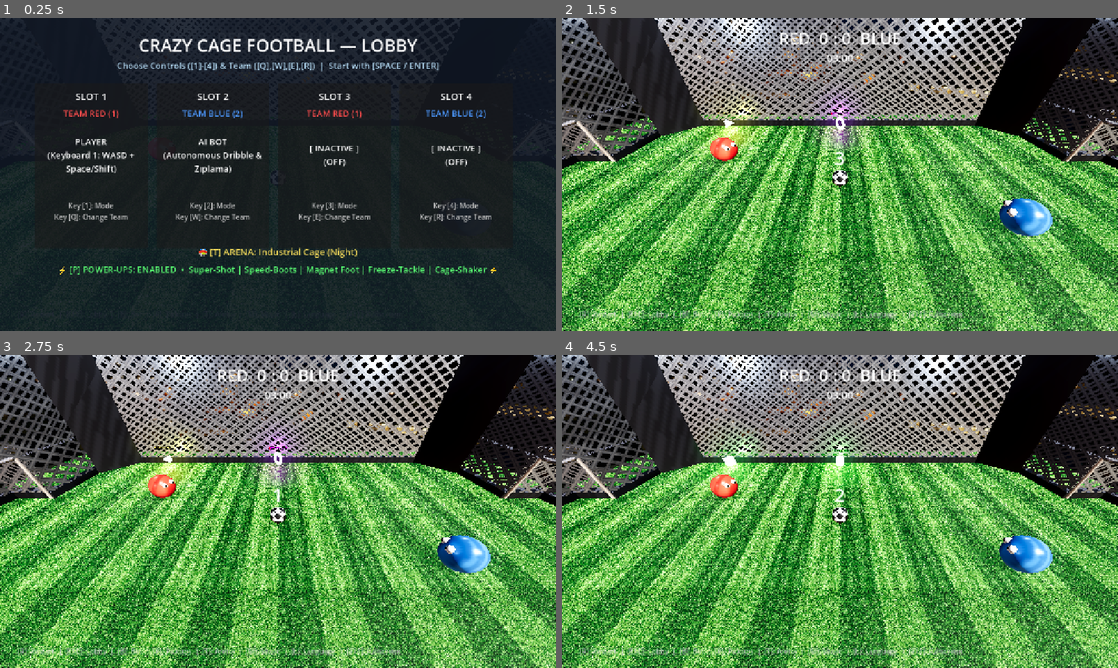
Above: before the commit, frames 1-4 (two rows, left to right).
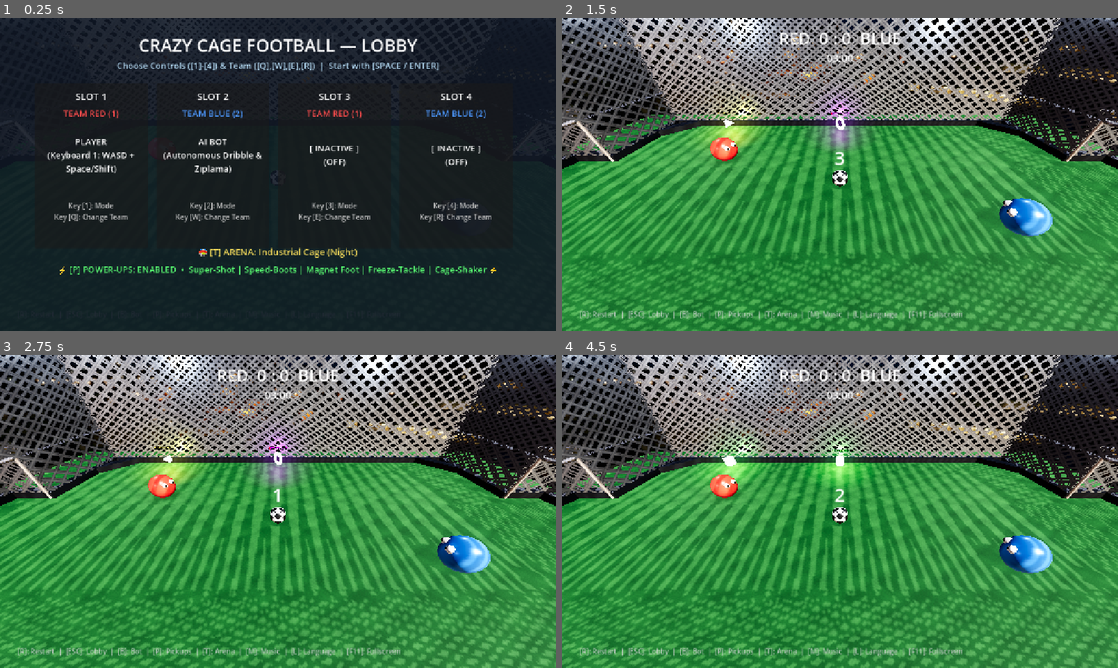
Above: after the commit, the same moments.

Repository: RobinNunkesser/gd-godot-crazy-cage-football
Game: Godot game, scene res://scenes/main.tscn
Two runs of this game, one before a commit and one after it. Both use one fixed random seed, a clock stepped at 60 frames per second and the inputs below.
Inputs (mouse positions are in pixels of both pictures, inside the frame that each line leads up to):
- Up to frame 1 (0.25 s): no input
- Up to frame 2 (1.5 s): tap Enter (p2_jump) at 0.5 s; move the mouse to (962, 158) at 0.52 s; hold D (p1_right) 0.53-1.28 s; tap Shift (p1_boost) at 0.6 s; click (962, 158) at 0.67 s; tap Space (p1_jump) at 0.77 s; move the mouse to (728, 190) at 1.27 s; hold S (p1_down) from 1.28 s (still down); tap Down (p2_down) at 1.35 s
- Up to frame 3 (2.75 s): tap Space (p1_jump) at 1.52 s; move the mouse to (333, 442) at 2.02 s; release S (p1_down) at 2.03 s; hold D (p1_right) from 2.03 s (still down); hold Left (p2_left) from 2.03 s (still down)
- Up to frame 4 (4.5 s): tap R (restart) at 2.75 s; move the mouse to (812, 574) at 2.77 s; release D (p1_right) at 2.78 s; release Left (p2_left) at 2.78 s; hold W (p1_up) 2.78-3.53 s; tap Right (p2_right) at 2.85 s; click (812, 574) at 2.92 s; tap Space (p1_jump) at 3.02, 3.77 s; move the mouse to (1006, 558) at 3.52 s; hold Up (p2_up) 3.53-4.28 s; hold A (p1_left) from 3.53 s (still down); move the mouse to (673, 464) at 4.27 s; tap M at 4.35 s

The runs differ from the first frame. In frame 1, less than 0.1% of the frame differs, in the area x 90-91%, y 9-10%; in frame 2, 58%; in frame 3, 58%, in the area x 0-100%, y 0-100%; in frame 4, 58%.

Commit message:
fix(themes): remove lines from neon floor and eliminate pitch boundary flickering

Diff:
--- a/scenes/main.gd
+++ b/scenes/main.gd
@@ -143,6 +143,9 @@
 	stadium_light.shadow_enabled = true
 	stadium_light.shadow_opacity = 0.55
 	stadium_light.shadow_blur = 2.0
+	stadium_light.directional_shadow_max_distance = 45.0
+	stadium_light.shadow_bias = 0.05
+	stadium_light.shadow_normal_bias = 1.5
 	add_child(stadium_light)
 
 	# 4 Eck-Flutlichter an den Käfig-Pfosten (Multi-Winkel-Ausleuchtung gegen Schlagschatten)
@@ -168,10 +171,10 @@
 	floor_inst = MeshInstance3D.new()
 	floor_inst.mesh = floor_box
 	var floor_mat = StandardMaterial3D.new()
-	var turf_path = "res://assets/textures/pitch_turf.jpg"
+	var turf_path = "res://assets/textures/pitch_turf.png"
 	if ResourceLoader.exists(turf_path):
 		floor_mat.albedo_texture = load(turf_path)
-		floor_mat.uv1_scale = Vector3(10.0, 6.0, 1.0)
+		floor_mat.uv1_scale = Vector3(6.0, 4.0, 1.0)
 		floor_mat.roughness = 0.75
 		floor_mat.metallic = 0.05
 	else:
@@ -277,13 +280,14 @@
 	var is_ground_wall = (pos.y - size.y * 0.5 < 0.05) and (size.y > 1.0)
 	var board_height = 0.35 if is_ground_wall else 0.0
 
-	# 1. Solide Prallwand / Kickboard (Bande) - verhindert Z-Fighting mit dem Spielfeldboden vollständig
+	# 1. Solide Prallwand / Kickboard (Bande) - reicht 30cm in den Boden um Z-Fighting an der Kante vollständig zu unterbinden
 	if is_ground_wall:
+		var extra_depth = 0.3
 		var board_inst = MeshInstance3D.new()
 		var board_box = BoxMesh.new()
-		board_box.size = Vector3(size.x, board_height, size.z)
+		board_box.size = Vector3(size.x, board_height + extra_depth, size.z + 0.04)
 		board_inst.mesh = board_box
-		board_inst.position = Vector3(0, -size.y * 0.5 + board_height * 0.5, 0)
+		board_inst.position = Vector3(0, -size.y * 0.5 + (board_height - extra_depth) * 0.5, 0)
 
 		var board_mat = StandardMaterial3D.new()
 		board_mat.albedo_color = Color(0.18, 0.20, 0.24) # Solide dunkle Industrie-Bande
@@ -510,10 +514,13 @@
 		col.shape = shape
 		body.add_child(col)
 
+		var extra_depth = 0.3
+		var bumper_h = 0.35 + extra_depth
 		var mesh_inst = MeshInstance3D.new()
 		var box = BoxMesh.new()
-		box.size = box_size
+		box.size = Vector3(chamfer_len, bumper_h, CageConfig.WALL_THICKNESS * 1.5)
 		mesh_inst.mesh = box
+		mesh_inst.position = Vector3(0, -CageConfig.CAGE_HEIGHT_Y * 0.5 + (0.35 - extra_depth) * 0.5, 0)
 		var mat = StandardMaterial3D.new()
 		mat.albedo_color = bumper_color
 		mat.transparency = BaseMaterial3D.TRANSPARENCY_DISABLED
@@ -1018,10 +1025,6 @@
 			var tex = load(tex_path)
 			floor_mat.albedo_texture = tex
 			floor_mat.uv1_scale = t.get("floor_uv_scale", Vector3(10.0, 6.0, 1.0))
-			if bool(t.get("goal_emission_enabled", false)):
-				floor_mat.emission_enabled = true
-				floor_mat.emission_texture = tex
-				floor_mat.emission_energy_multiplier = 0.65
 		else:
 			floor_mat.albedo_color = t.get("floor_color", Color(0.28, 0.32, 0.36))
 		floor_mat.roughness = float(t.get("floor_roughness", 0.75))
--- a/scripts/cage_theme_manager.gd
+++ b/scripts/cage_theme_manager.gd
@@ -43,11 +43,11 @@
 			"ambient_energy": 0.65,
 			"glow_bloom": 0.15,
 			"glow_intensity": 0.4,
-			"floor_texture": "res://assets/textures/pitch_turf.jpg",
+			"floor_texture": "res://assets/textures/pitch_turf.png",
 			"floor_color": Color(1.0, 1.0, 1.0),
 			"floor_roughness": 0.75,
 			"floor_metallic": 0.05,
-			"floor_uv_scale": Vector3(10.0, 6.0, 1.0),
+			"floor_uv_scale": Vector3(6.0, 4.0, 1.0),
 			"board_color": Color(0.18, 0.20, 0.24),
 			"board_roughness": 0.3,
 			"board_metallic": 0.6,
Binary file changed: assets/textures/cyber_grid_floor.png
Binary file added: assets/textures/pitch_turf.png
Not shown, added: assets/textures/pitch_turf.png.import
